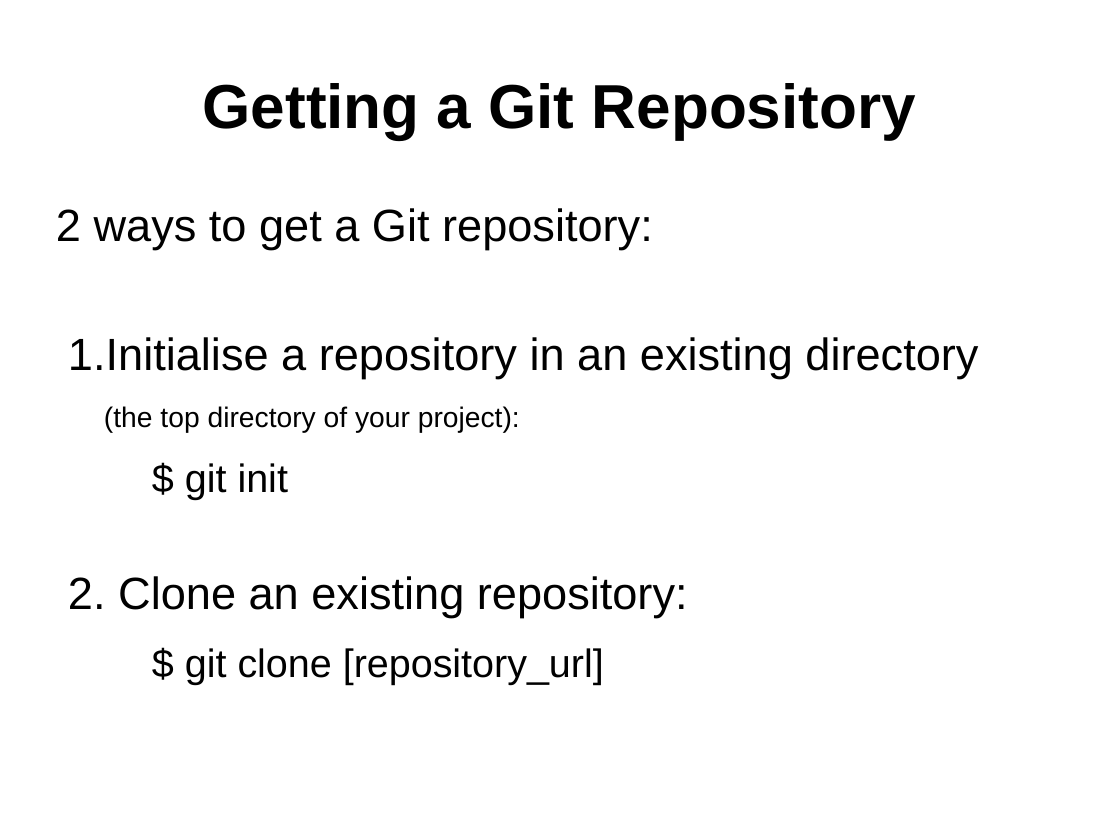
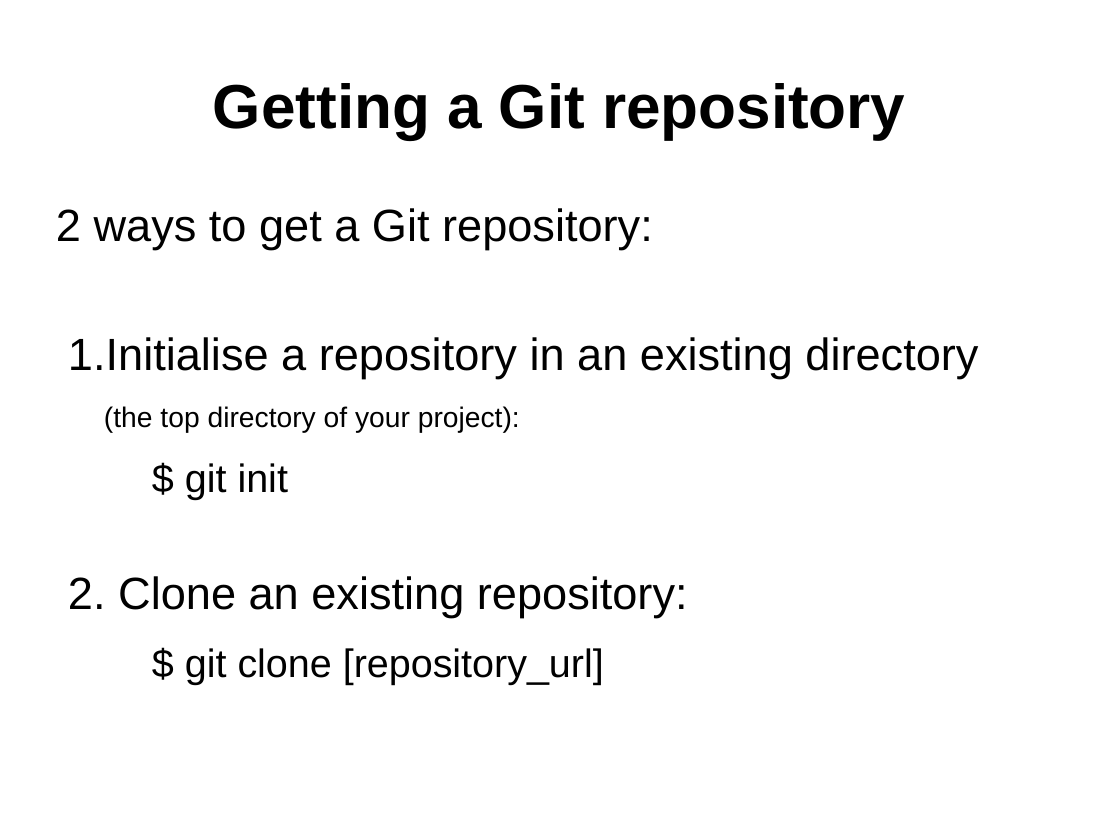
Before and after one commit to ifpingram/soslug, a slide deck: slide 21 of Understanding_Git_and_using_Github.odp (slide 7 before the commit). Drawn at 1120x840 pixels with LibreOffice and Linux fonts; fonts in the diff are those of the drawing. Boxes give left, top, right and bottom in pixels: in the first picture for what was removed or moved away, otherwise in the second. Text is boxed around its words. In the diff, an @@ line names an element or a change of style, - is before the commit and + after.

```diff
--- a/Understanding_Git_and_using_Github.odp
+++ b/Understanding_Git_and_using_Github.odp
@@ title at (213, 83, 905, 139): text changed @@
-Getting a Git Repository
+Getting a Git repository
```
Also in this commit, not shown: 5 other slides changed, 6 slides added.
